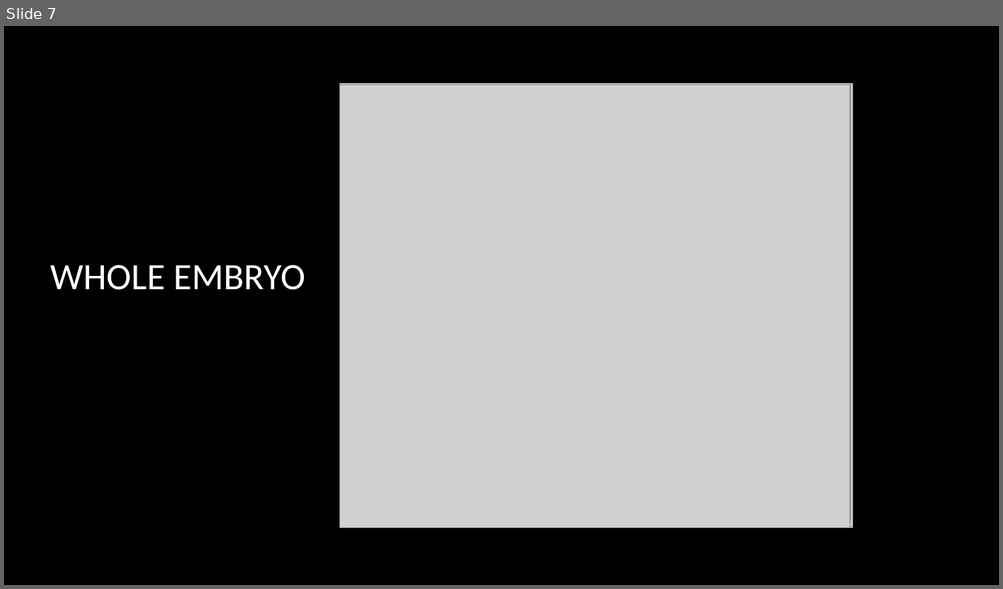
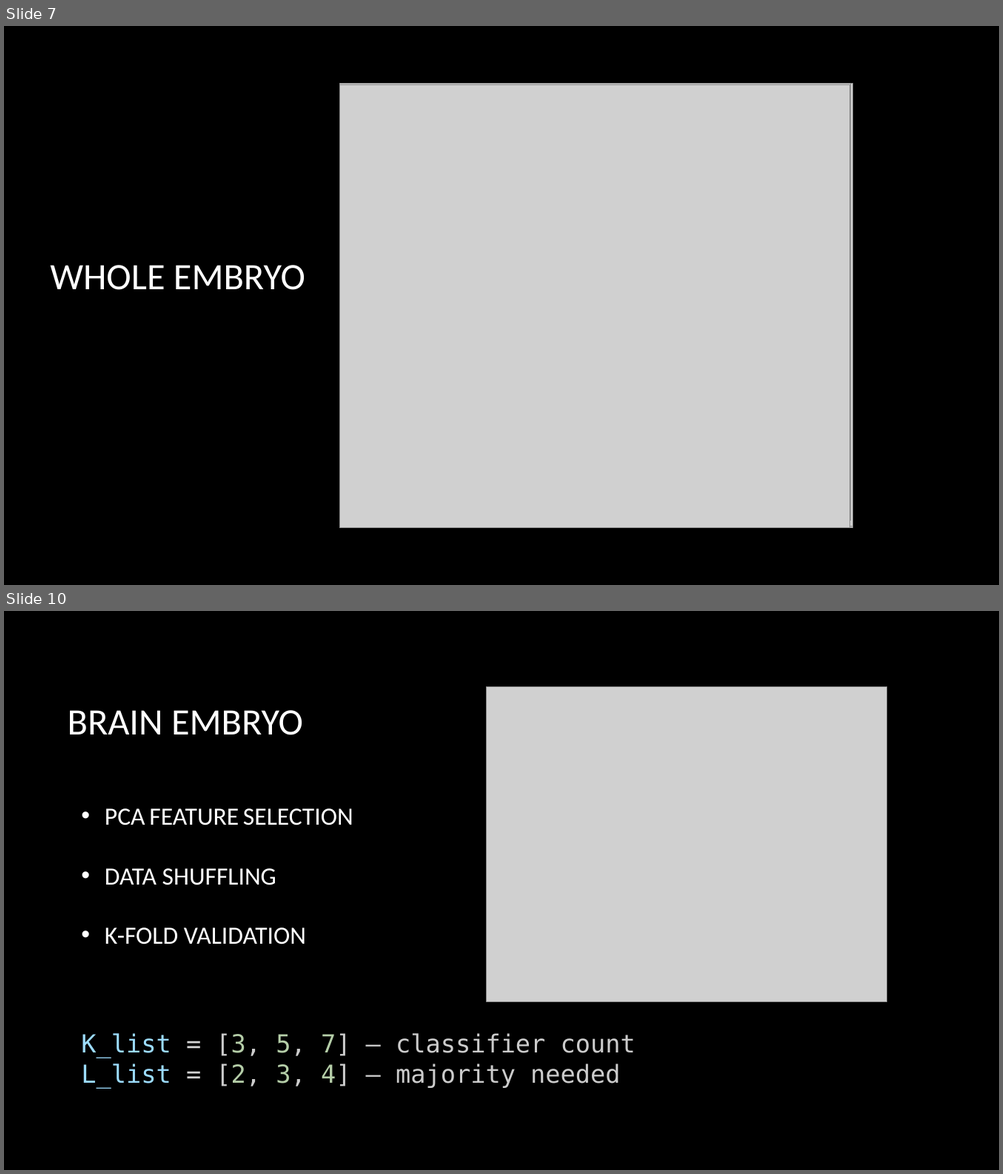
Before and after one commit to RixRasa/Genomics, a slide deck: Presentation1.pptx. Shown one above the other, each under a label of ours: slide 7 before the commit, slides 7 and 10 after it; the slides between them are not shown. The pictures are 1003x589 and 1003x1174 pixels, drawn with LibreOffice and Linux fonts; fonts in the diff are those of the drawing; grey boxes stand for pictures; background and template pictures are left out. Boxes give left, top, right and bottom in pixels: in the first picture for what was removed or moved away, otherwise in the second. Text is boxed around its words. In the diff, an @@ line names an element or a change of style, - is before the commit and + after.

Commit message:
brain embryo presentation part

```diff
--- a/Presentation1.pptx
+++ b/Presentation1.pptx
@@ slide 10 added at (4, 611, 999, 1170), background picture (left out) @@
@@ picture added at (486, 686, 887, 1002) @@
@@ title added at (68, 710, 303, 735), 36 pt, text #FFFFFF @@
+BRAIN EMBRYO
@@ text added at (105, 809, 353, 945), 24 pt, text #FFFFFF @@
+• PCA FEATURE SELECTION
+• DATA SHUFFLING
+• K-FOLD VALIDATION
@@ text added at (81, 1034, 635, 1088), 24 pt, text #CCCCCC @@
+K_list = [3, 5, 7] – classifier count
+L_list = [2, 3, 4] – majority needed
```
Also in this commit, not shown: 1 slide changed, 6 other slides added, 3 slides removed, 2 other files.
